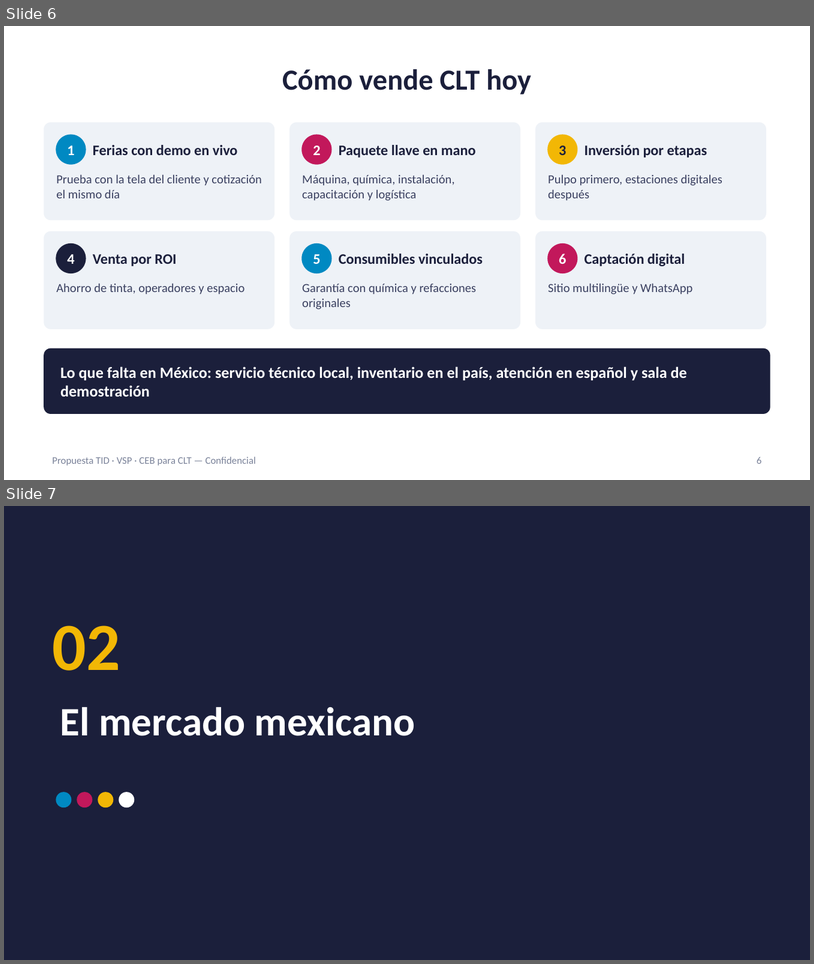
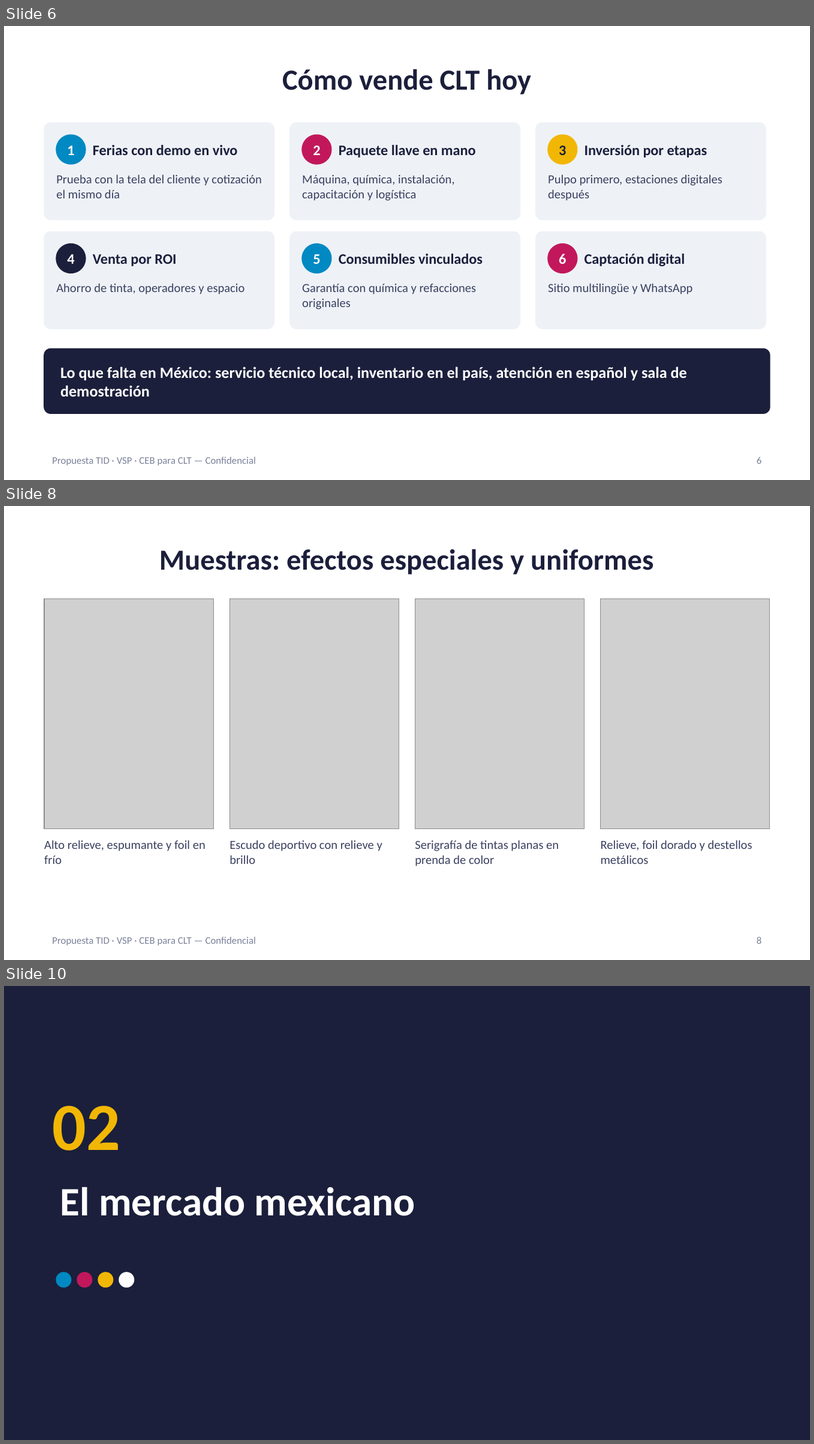
Before and after one commit to carlosmoreno793508/Cosas-Carlos, a slide deck: propuesta-clt/Presentacion_Propuesta_CLT_ES.pptx. Shown one above the other, each under a label of ours: slides 6 and 7 before the commit, slides 6, 8 and 10 after it; the slides between them are not shown. The pictures are 814x964 and 814x1444 pixels, drawn with LibreOffice and Linux fonts; fonts in the diff are those of the drawing; grey boxes stand for pictures. Boxes give left, top, right and bottom in pixels: in the first picture for what was removed or moved away, otherwise in the second. Text is boxed around its words. In the diff, an @@ line names an element or a change of style, - is before the commit and + after.

```diff
--- a/propuesta-clt/Presentacion_Propuesta_CLT_ES.pptx
+++ b/propuesta-clt/Presentacion_Propuesta_CLT_ES.pptx
@@ slide 8 added at [4, 506, 810, 960], background #FFFFFF; not listed: 1 template element that a slide beside it also shows @@
@@ title added at [159, 549, 654, 574], 26 pt, text #1B1F3B, bold @@
+Muestras: efectos especiales y uniformes
@@ picture added at [44, 599, 213, 829] @@
@@ picture added at [230, 599, 399, 829] @@
@@ picture added at [415, 599, 585, 829] @@
@@ picture added at [601, 599, 770, 829] @@
@@ text added at [44, 840, 206, 864], 11 pt, text #3A4060 @@
+Alto relieve, espumante y foil en frío
@@ text added at [230, 840, 383, 864], 11 pt, text #3A4060 @@
+Escudo deportivo con relieve y brillo
@@ text added at [415, 840, 559, 866], 11 pt, text #3A4060 @@
+Serigrafía de tintas planas en prenda de color
@@ text added at [601, 840, 753, 864], 11 pt, text #3A4060 @@
+Relieve, foil dorado y destellos metálicos
@@ page number added at [757, 936, 762, 943], 9 pt, text #7A8299 @@
+8
@@ what was slide 7 is now slide 10 @@
```
Also in this commit, not shown: 1 slide changed, 2 other slides added, 28 other files.
